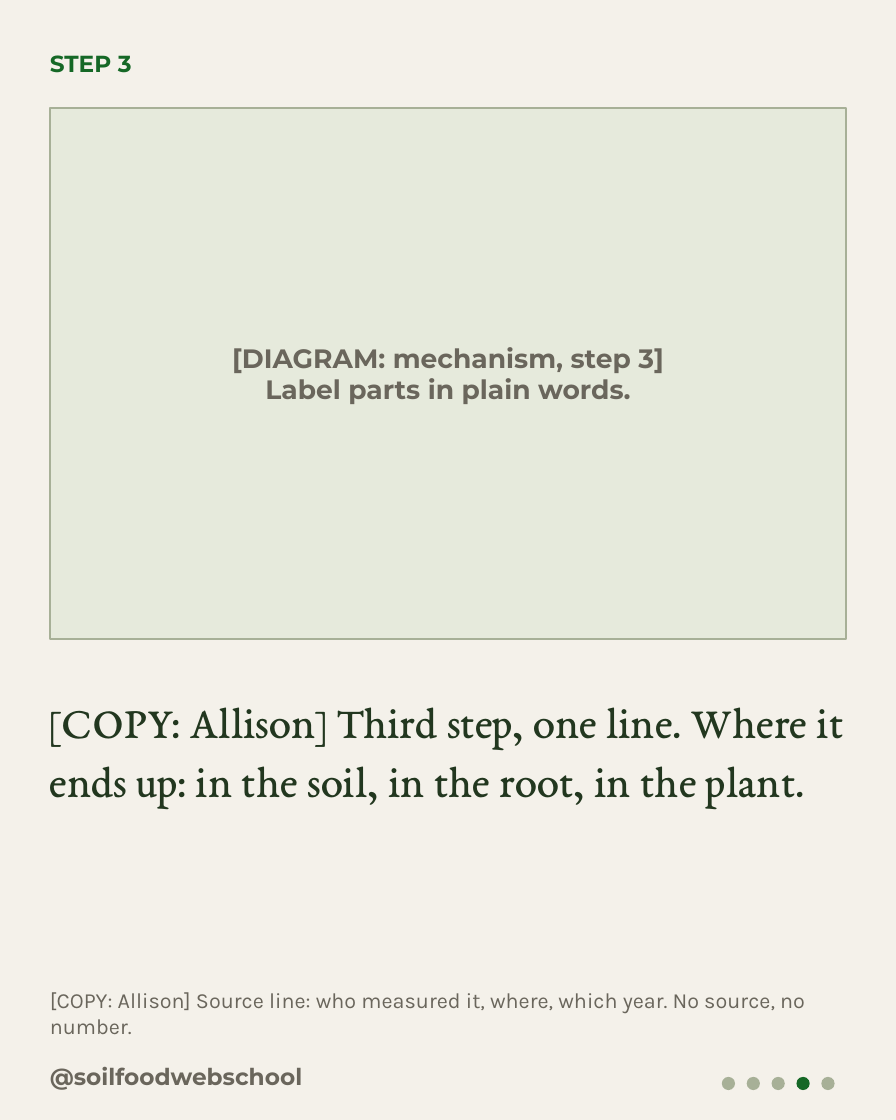
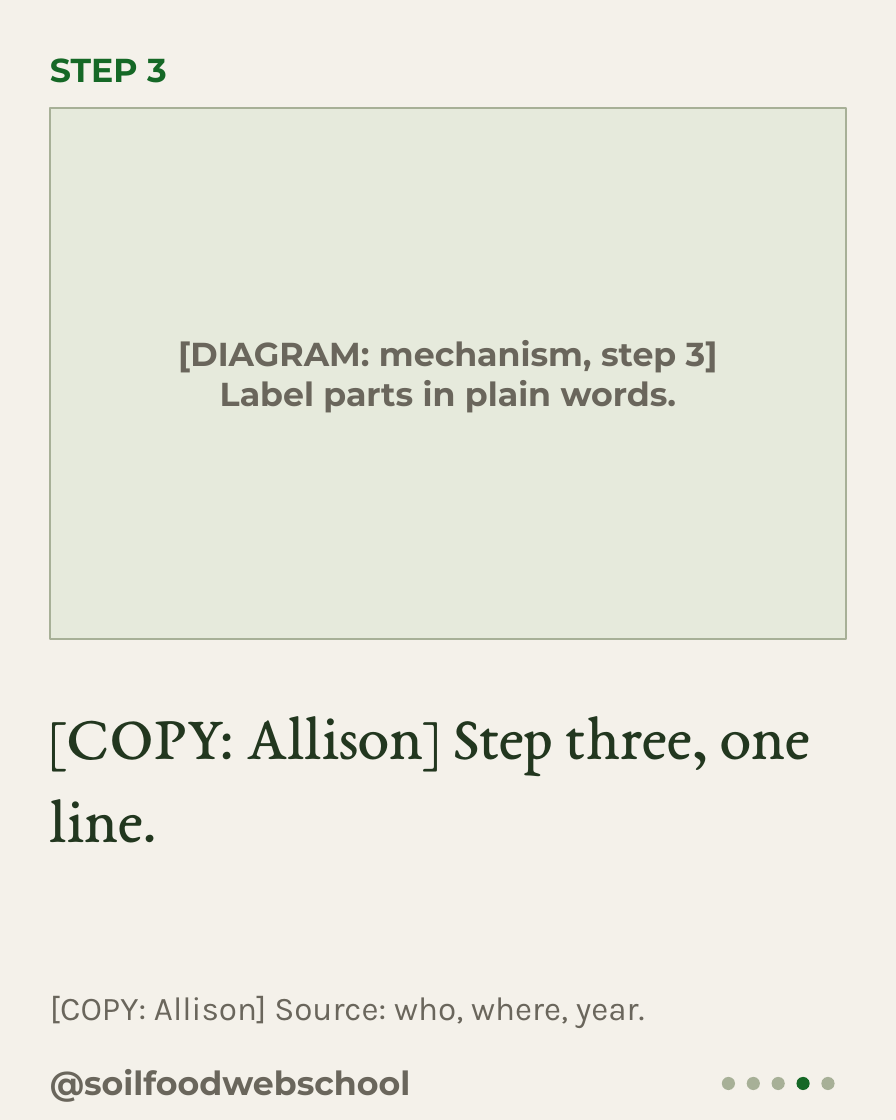
Before and after one commit to linneamoritznyc/SFW-SocialMedia, a slide deck: slide 4 of templates/carousels/did-you-know.pptx. Drawn at 896x1120 pixels with LibreOffice and Linux fonts; fonts in the diff are those of the drawing. Boxes give left, top, right and bottom in pixels: in the first picture for what was removed or moved away, otherwise in the second. Text is boxed around its words. In the diff, an @@ line names an element or a change of style, - is before the commit and + after.

```diff
--- a/templates/carousels/did-you-know.pptx
+++ b/templates/carousels/did-you-know.pptx
@@ text "STEP 3" at (50, 58, 167, 83): size 21 to 30 pt @@
@@ text "[DIAGRAM: mechanism, step 3]" at (178, 340, 718, 413): size 24 to 30 pt @@
@@ text at (50, 716, 811, 843): text changed; size 40.5 to 57 pt @@
-[COPY: Allison] Third step, one line. Where it ends up: in the soil, in the root, in the plant.
+[COPY: Allison] Step three, one line.
@@ text at (50, 996, 645, 1028): text changed; size 19.5 to 30 pt @@
-[COPY: Allison] Source line: who measured it, where, which year. No source, no number.
+[COPY: Allison] Source: who, where, year.
@@ text "@soilfoodwebschool" at (50, 1069, 411, 1102): size 21 to 30 pt @@
```
Also in this commit, not shown: 4 other slides changed, 14 other files.
